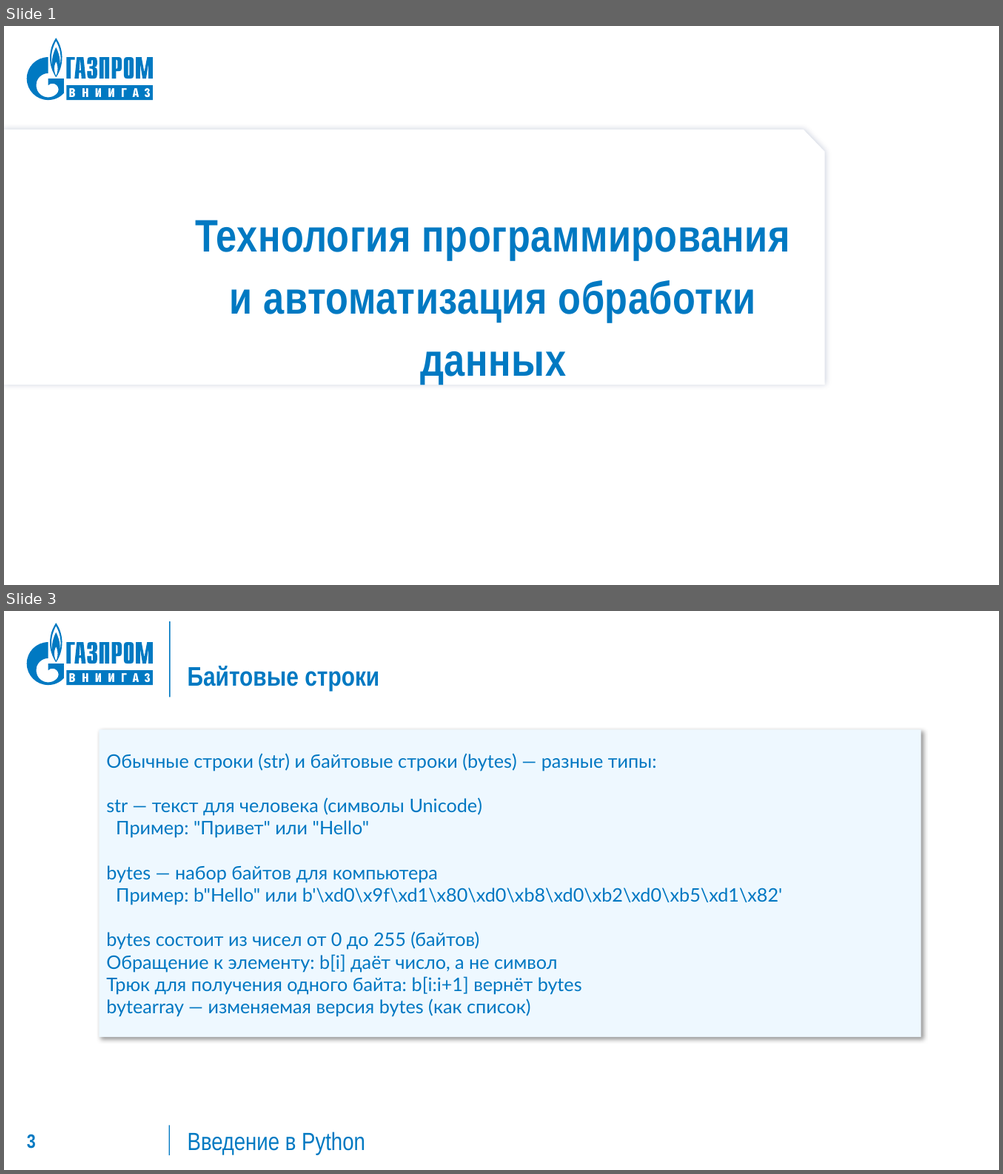
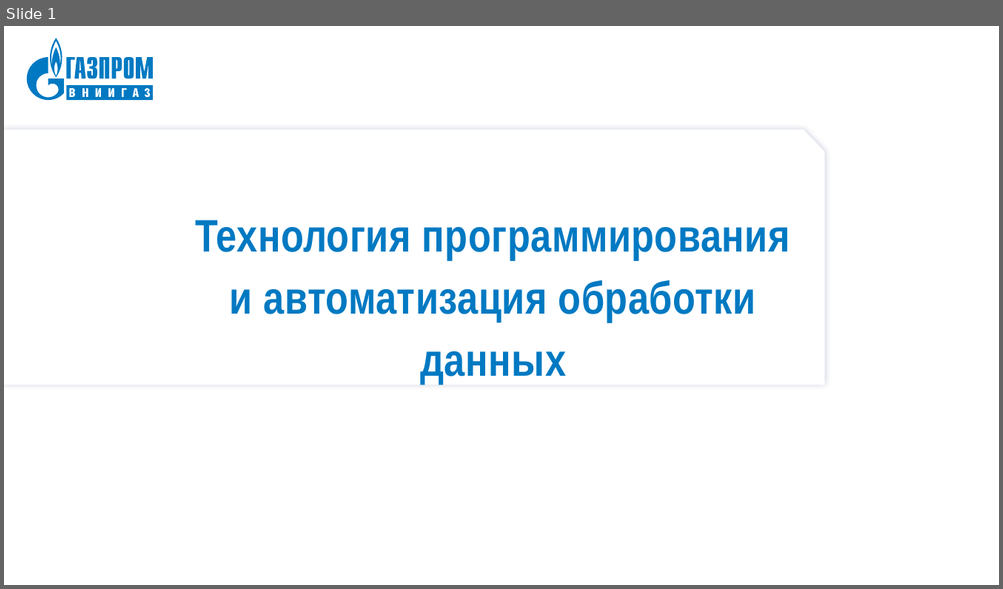
Before and after one commit to fryghts/Python_course, a slide deck: 15/15.pptx. Shown one above the other, each under a label of ours: slides 1 and 3 before the commit, slide 1 after it; the slides between them are not shown. The pictures are 1003x1174 and 1003x589 pixels, drawn with LibreOffice and Linux fonts; fonts in the diff are those of the drawing. Boxes give left, top, right and bottom in pixels: in the first picture for what was removed or moved away, otherwise in the second. Text is boxed around its words. In the diff, an @@ line names an element or a change of style, - is before the commit and + after.

```diff
--- a/15/15.pptx
+++ b/15/15.pptx
@@ slide 3 removed at [4,611,999,1170], background #FFFFFF; not listed: 10 template elements that a slide beside it also shows @@
@@ line removed from (170, 697) to (170, 621) @@
@@ title removed at [188,666,379,691] @@
-Байтовые строки
@@ rectangle removed at [99,729,920,1037] @@
-Обычные строки (str) и байтовые строки (bytes) — разные типы:
-str — текст для человека (символы Unicode)
-Пример: "Привет" или "Hello"
-bytes — набор байтов для компьютера
-Пример: b"Hello" или b'\xd0\x9f\xd1\x80\xd0\xb8\xd0\xb2\xd0\xb5\xd1\x82'
-bytes состоит из чисел от 0 до 255 (байтов)
-Обращение к элементу: b[i] даёт число, а не символ
-Трюк для получения одного байта: b[i:i+1] вернёт bytes
-bytearray — изменяемая версия bytes (как список)
@@ page number removed at [27,1134,36,1149] @@
-3
@@ line removed from (170, 1126) to (170, 1156) @@
@@ text removed at [188,1132,365,1156] @@
-Введение в Python
```
Also in this commit, not shown: 1 slide changed, 2 slides added, 8 other slides removed, 5 other files.
